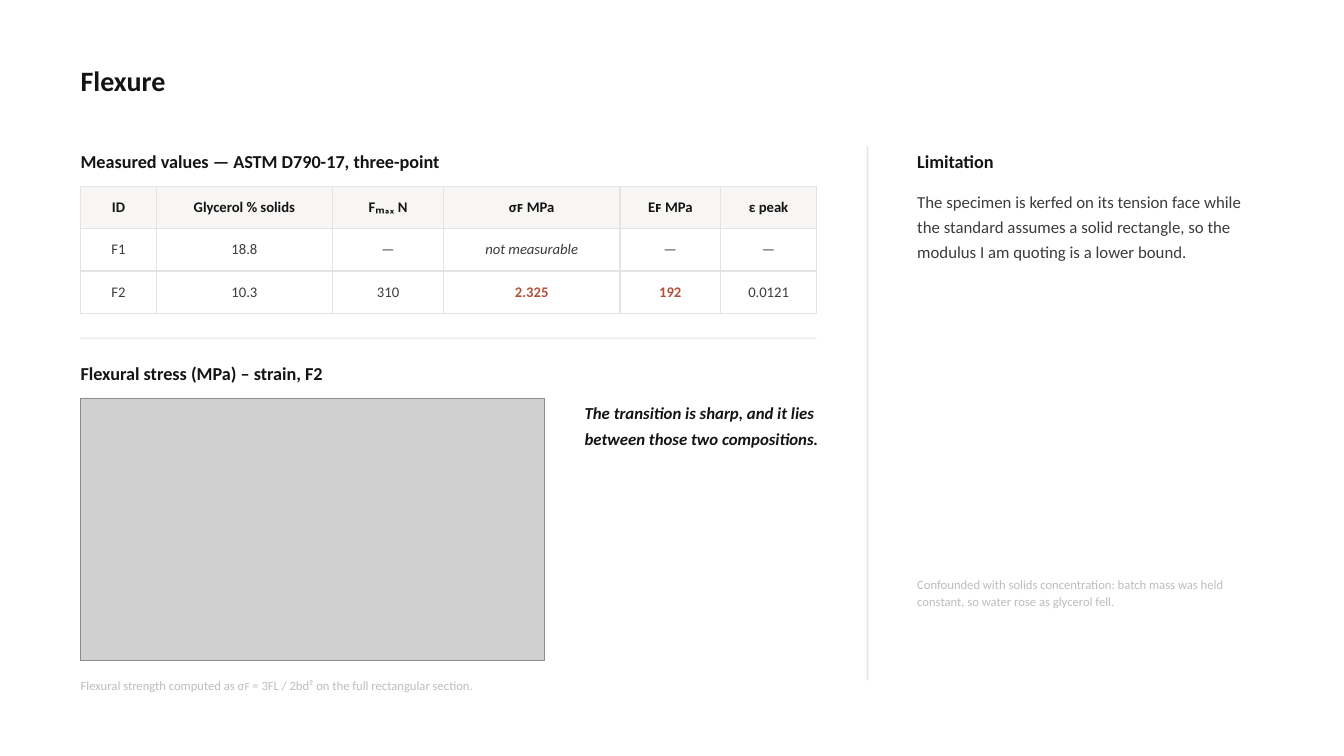
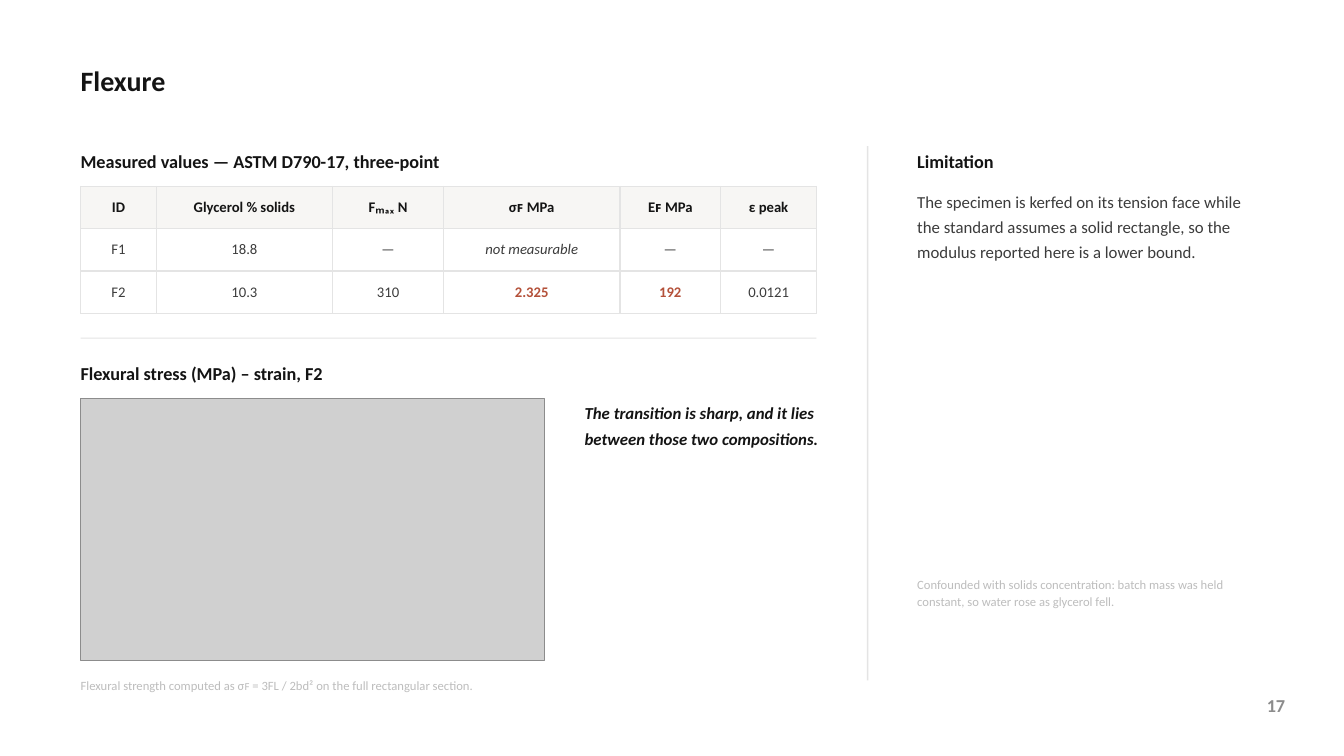
Before and after one commit to bunal91/sanat-ve-mekan, a slide deck: slide 17 of konferans-bildirisi/06-sunum/ICSMMEP26_Presentation_Unal.pptx. Drawn at 1344x756 pixels with LibreOffice and Linux fonts; fonts in the diff are those of the drawing; grey boxes stand for pictures. Boxes give left, top, right and bottom in pixels: in the first picture for what was removed or moved away, otherwise in the second. Text is boxed around its words. In the diff, an @@ line names an element or a change of style, - is before the commit and + after.

```diff
--- a/konferans-bildirisi/06-sunum/ICSMMEP26_Presentation_Unal.pptx
+++ b/konferans-bildirisi/06-sunum/ICSMMEP26_Presentation_Unal.pptx
@@ text at box(917, 196, 1241, 261): text changed @@
-The specimen is kerfed on its tension face while the standard assumes a solid rectangle, so the modulus I am quoting is a lower bound.
+The specimen is kerfed on its tension face while the standard assumes a solid rectangle, so the modulus reported here is a lower bound.
@@ text added at box(1267, 700, 1285, 712), 13 pt, text #8C8C8C, bold @@
+17
```
Also in this commit, not shown: 24 other slides changed, 6 other files.
